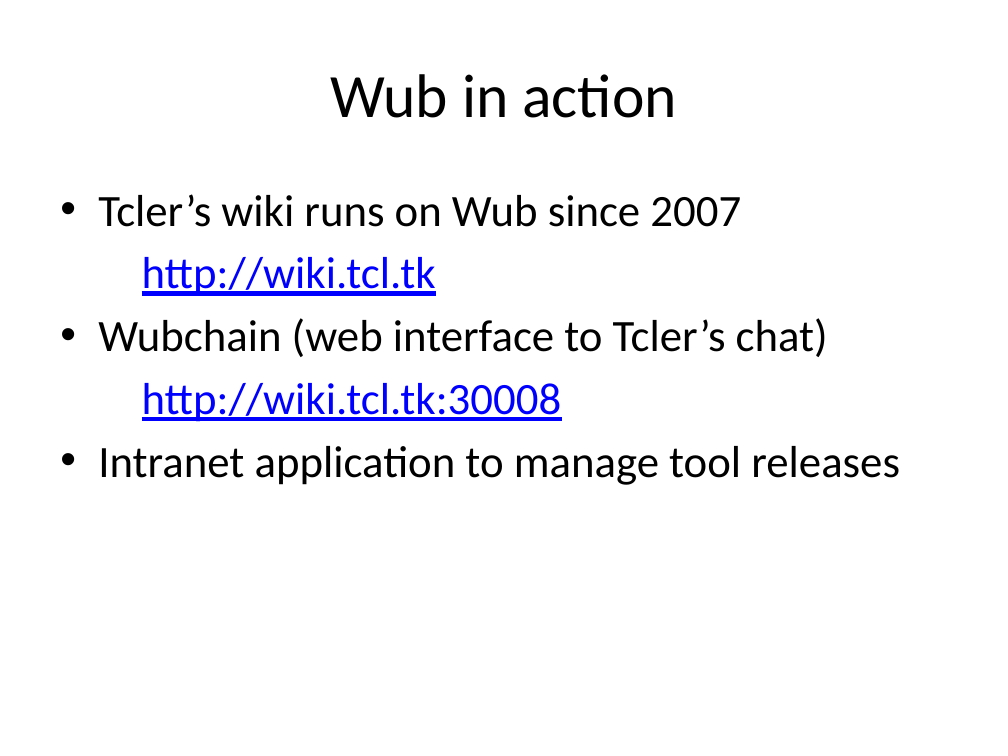
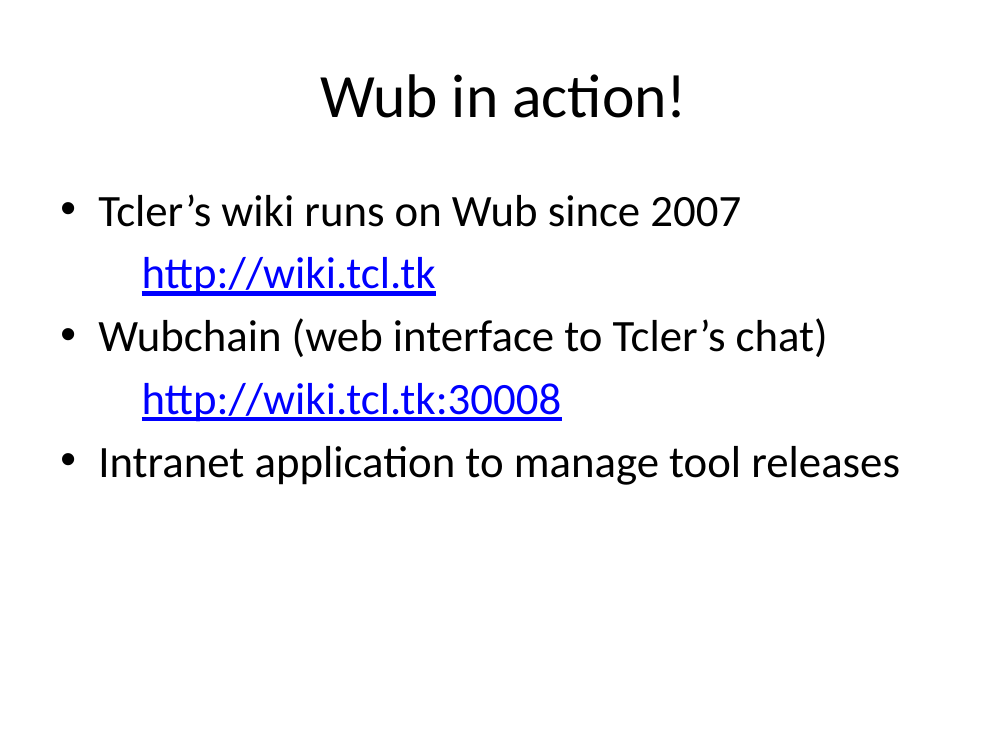
Before and after one commit to jdc8/wubwikit, a slide deck: slide 3 of wubexamples/Lets_Wub.pptx. Drawn at 1008x756 pixels with LibreOffice and Linux fonts; fonts in the diff are those of the drawing; background and template pictures are left out. Boxes give left, top, right and bottom in pixels: in the first picture for what was removed or moved away, otherwise in the second. Text is boxed around its words. In the diff, an @@ line names an element or a change of style, - is before the commit and + after.

```diff
--- a/wubexamples/Lets_Wub.pptx
+++ b/wubexamples/Lets_Wub.pptx
@@ title at (320, 74, 687, 118): text changed @@
-Wub in action
+Wub in action!
```
Also in this commit, not shown: 19 other slides changed.
